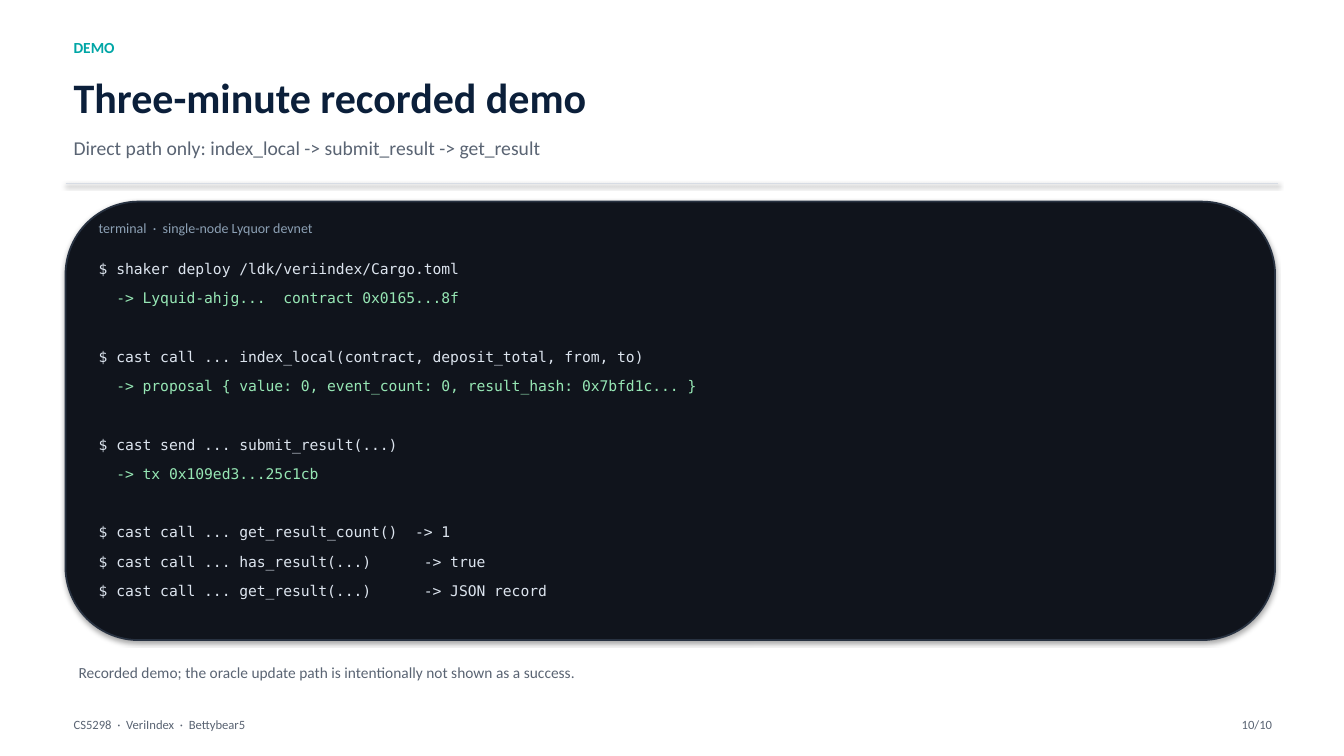
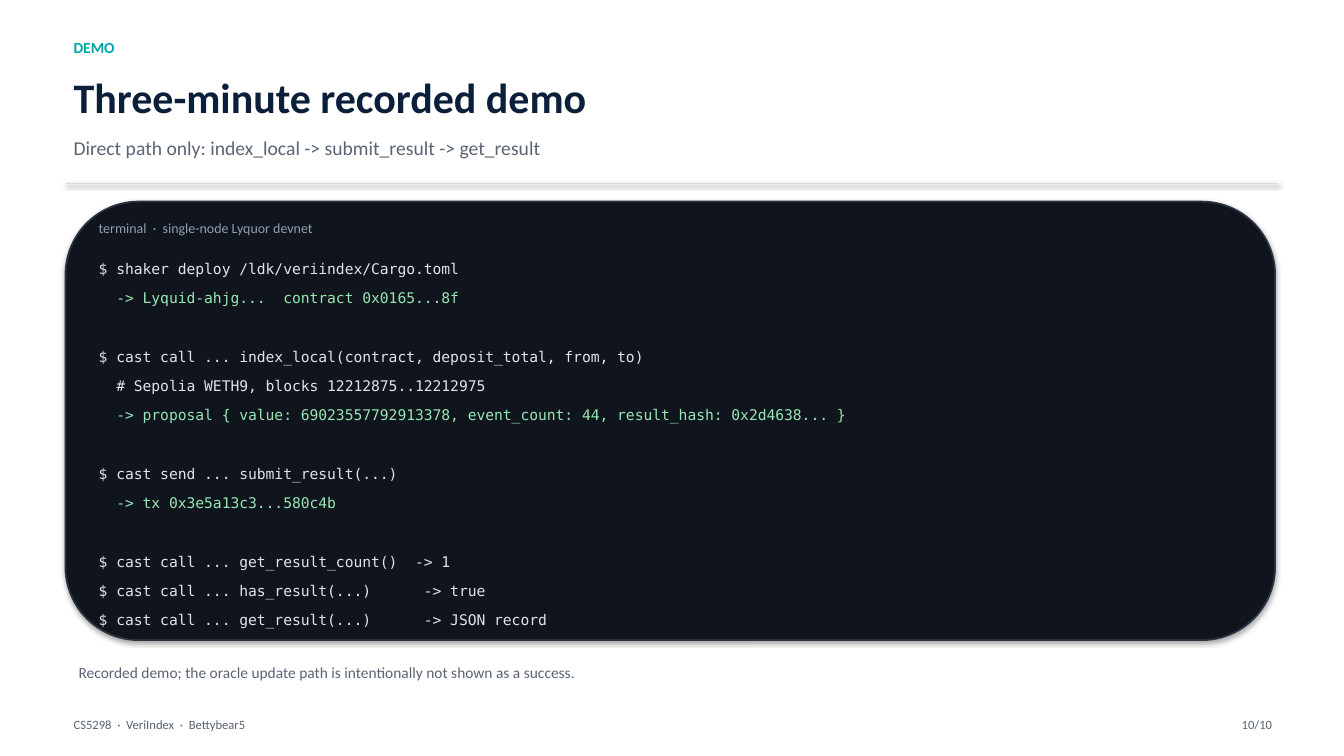
Before and after one commit to Bettybear5/CS5298-VeriIndex, a slide deck: slide 10 of presentation/CS5298_VeriIndex_Presentation.pptx. Drawn at 1344x756 pixels with LibreOffice and Linux fonts; fonts in the diff are those of the drawing. Boxes give left, top, right and bottom in pixels: in the first picture for what was removed or moved away, otherwise in the second. Text is boxed around its words. In the diff, an @@ line names an element or a change of style, - is before the commit and + after.

Commit message:
slides: update results and demo with WETH events

```diff
--- a/presentation/CS5298_VeriIndex_Presentation.pptx
+++ b/presentation/CS5298_VeriIndex_Presentation.pptx
@@ text at (x1=134, y1=379, x2=485, y2=394): text changed; text colour #96E6B4 to #DCE4EE @@
--> proposal { value: 0, event_count: 0, result_hash: 0x7bfd1c... }
+# Sepolia WETH9, blocks 12212875..12212975
@@ text added at (x1=143, y1=408, x2=828, y2=424), 10.5 pt, text #96E6B4 @@
+-> proposal { value: 69023557792913378, event_count: 44, result_hash: 0x2d4638... }
@@ text "$ cast send ... submit_result(...)" moved from (x1=116, y1=438, x2=397, y2=452) to (x1=116, y1=467, x2=397, y2=483) @@
@@ text at (x1=143, y1=497, x2=336, y2=508): text changed @@
--> tx 0x109ed3...25c1cb
+-> tx 0x3e5a13c3...580c4b
@@ text at (x1=116, y1=555, x2=450, y2=570): text changed @@
-$ cast call ... has_result(...) -> true
+$ cast call ... get_result_count() -> 1
@@ text at (x1=116, y1=584, x2=485, y2=600): text changed @@
-$ cast call ... get_result(...) -> JSON record
+$ cast call ... has_result(...) -> true
@@ text at (x1=116, y1=613, x2=547, y2=629): text changed @@
-$ cast call ... get_result_count() -> 1
+$ cast call ... get_result(...) -> JSON record
```
Also in this commit, not shown: 1 other slide changed.
